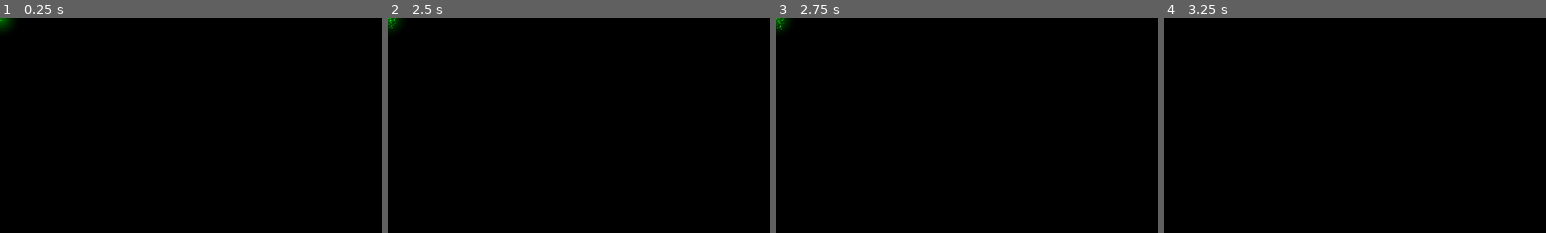
Above: before the commit, frames 1-4 (left to right).
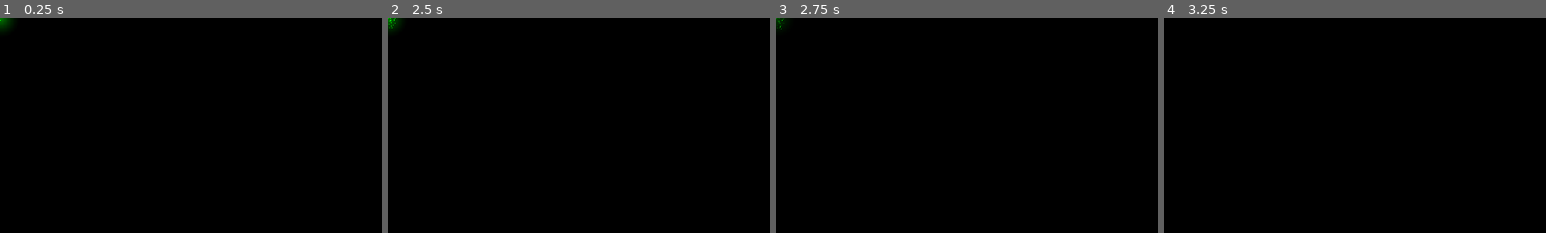
Above: after the commit, the same moments.

Repository: Tekknobot/ZombieSlug
Game: Godot game, scene res://Scenes/Effects/SporePatch.tscn
Same seed, same stepped clock (60 frames per second), same inputs: the game is played once before the commit and once after it. This scene is started directly instead of the project's main scene.
Inputs:
- Up to frame 1 (0.25 s): no input
- Up to frame 2 (2.5 s): tap Enter (ui_accept) at 0.5, 0.77, 1.25, 1.52, 2 s; hold Right (ui_right) 0.53-1.28 s; hold Down (ui_down) 1.28-2.03 s; hold Right (ui_right) from 2.03 s (still down)
- Up to frame 3 (2.75 s): keep holding Right (ui_right)
- Up to frame 4 (3.25 s): tap Enter (ui_accept) at 2.75, 3.02 s; release Right (ui_right) at 2.78 s; hold Up (ui_up) from 2.78 s (still down)
The pictures show only the part of the screen within x 0-50%, y 0-50%; the shares and areas given below are measured in that part.

Frames 1-2 are identical in both runs. In frame 3, less than 0.1% of the frame differs, in the area x 0-3%, y 0-6%; in frame 4, nothing differs.

Commit message:
Fade out spores.

Diff:
--- a/Scripts/spore_patch.gd
+++ b/Scripts/spore_patch.gd
@@ -3,41 +3,48 @@
 @export var dps: float = 5.0            # damage per second
 @export var duration: float = 1.0       # how long this patch lasts
 @export var slow_percent: float = 0.5   # fraction to slow (0.5 = 50%)
+@export var fade_time: float = 0.5      # time at end to fade out effect
 
 # Internal state
 var _time: float = 0.0
 var _inside_zombies: Array = []
 var _original_speeds: Dictionary = {}
 var _damage_accumulators: Dictionary = {}
+var _initial_modulate: Color
 
 func _ready() -> void:
 	# Ensure area is monitoring overlaps
 	monitoring = true
 	monitorable = true
-	# Make sure the CollisionShape2D is enabled
+	# Enable collision shape
 	if $CollisionShape2D:
 		$CollisionShape2D.disabled = false
 
-	# Use physics process for reliable collision detection
+	# Capture initial modulate for fade
+	_initial_modulate = modulate
+
+	# Use physics process for collision and fade
 	set_physics_process(true)
 
 func _physics_process(delta: float) -> void:
 	_time += delta
-	# Fetch overlapping bodies from the area
+	var remaining = duration - _time
+
+	# Handle fade-out near end
+	if remaining <= fade_time:
+		var alpha = clamp(remaining / fade_time, 0.0, 1.0)
+		modulate = Color(_initial_modulate.r, _initial_modulate.g, _initial_modulate.b, alpha)
+
+	# Fetch overlapping bodies to apply DPS and slow
 	var overlapping = get_overlapping_bodies()
-
-	# Iterate current overlaps
 	for body in overlapping:
 		if body.is_in_group("Zombie") and body is CharacterBody2D:
-			# New entry: apply immediate effects
 			if not _inside_zombies.has(body):
 				_on_zombie_enter(body)
-
-			# Continuous DPS: accumulate fractional damage
+			# accumulate and apply DPS
 			var acc = _damage_accumulators.get(body, 0.0) + dps * delta
 			var to_damage = int(acc)
 			if to_damage > 0:
-				# call whichever damage method exists
 				if body.has_method("take_damage"):
 					body.take_damage(to_damage)
 				elif body.has_method("damage"):
@@ -45,12 +52,12 @@
 				acc -= to_damage
 			_damage_accumulators[body] = acc
 
-	# Handle zombies that left
+	# Restore speed for zombies that left area
 	for z in _inside_zombies.duplicate():
 		if not overlapping.has(z):
 			_on_zombie_exit(z)
 
-	# Expire after duration
+	# Expire patch after duration
 	if _time >= duration:
 		for z in _inside_zombies:
 			_restore_speed(z)
@@ -59,25 +66,22 @@
 		queue_free()
 
 func _on_zombie_enter(body: CharacterBody2D) -> void:
-	# Record entry
 	_inside_zombies.append(body)
 	_damage_accumulators[body] = 0.0
-
-	# Immediate damage tick
+	# immediate DPS tick
 	var initial = int(dps)
 	if initial > 0:
 		if body.has_method("take_damage"):
 			body.take_damage(initial)
 		elif body.has_method("damage"):
 			body.damage(initial)
-
-	# Apply slow
+	# apply slow
 	if body.has_method("apply_slow"):
 		body.apply_slow(slow_percent, duration - _time)
 	elif body.has_meta("speed"):
-		var orig_speed = body.speed
-		_original_speeds[body] = orig_speed
-		body.speed = orig_speed * (1.0 - slow_percent)
+		var orig = body.speed
+		_original_speeds[body] = orig
+		body.speed = orig * (1.0 - slow_percent)
 
 func _on_zombie_exit(body: CharacterBody2D) -> void:
 	_restore_speed(body)
